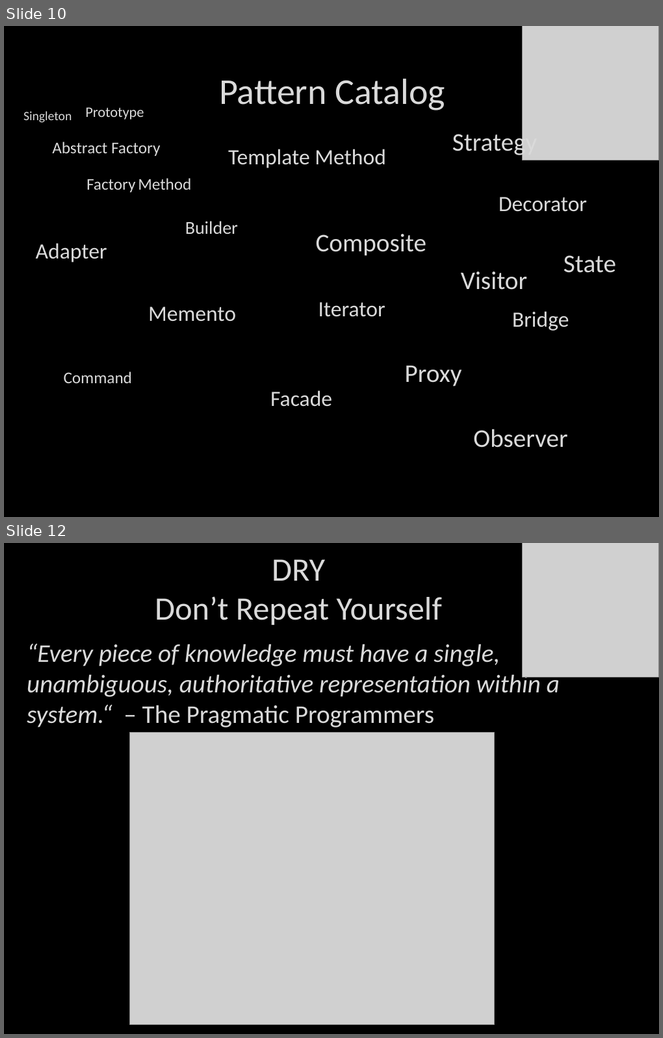
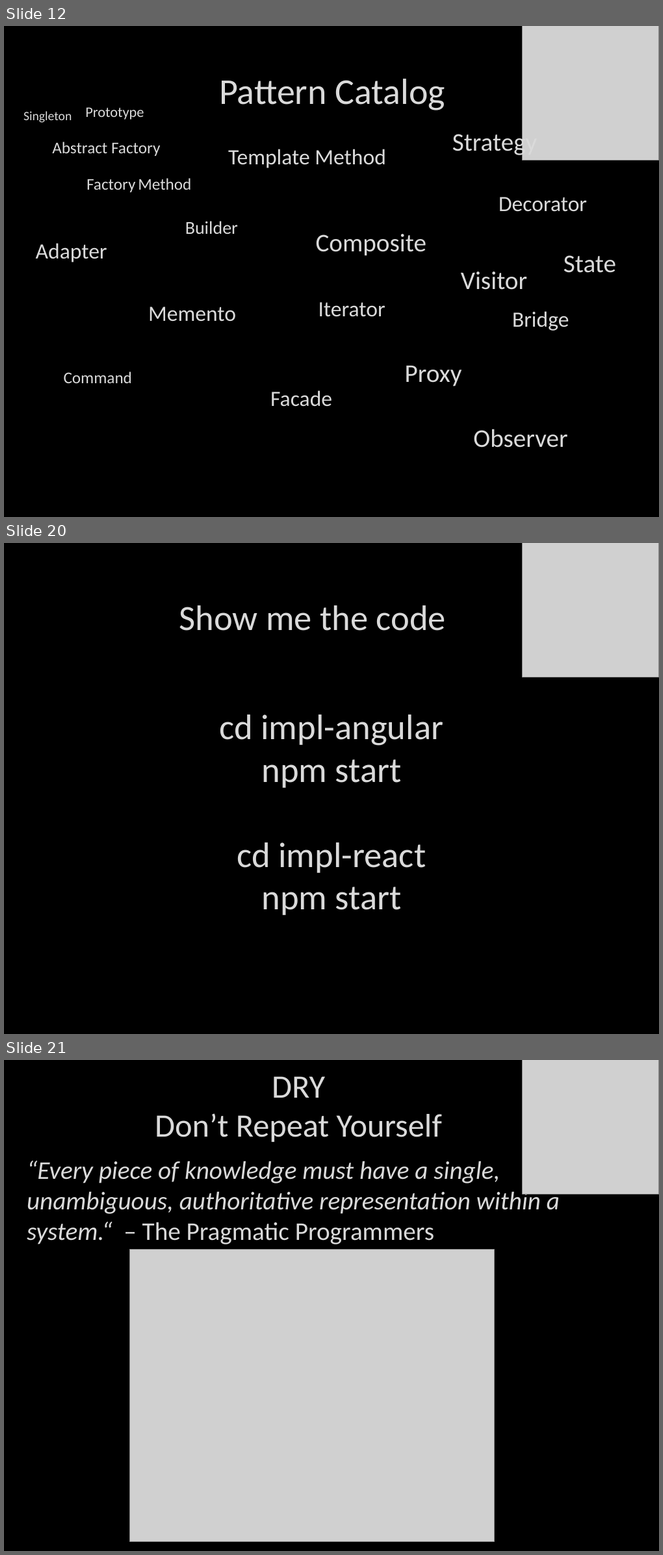
Before and after one commit to itenium-be/Talk-DesignPatterns, a slide deck: patterns.pptx. Shown one above the other, each under a label of ours: slides 10 and 12 before the commit, slides 12, 20 and 21 after it; the slides between them are not shown. The pictures are 663x1038 and 663x1555 pixels, drawn with LibreOffice and Linux fonts; fonts in the diff are those of the drawing; grey boxes stand for pictures; background and template pictures are left out. Boxes give left, top, right and bottom in pixels: in the first picture for what was removed or moved away, otherwise in the second. Text is boxed around its words. In the diff, an @@ line names an element or a change of style, - is before the commit and + after.

```diff
--- a/patterns.pptx
+++ b/patterns.pptx
@@ slide 20 added at box(4, 543, 659, 1034), background picture (left out) @@
@@ picture added at box(523, 543, 659, 677) @@
@@ text added at box(180, 605, 446, 631), 39 pt, text #DADADA @@
+Show me the code
@@ text added at box(219, 715, 443, 915), 39 pt, text #DADADA @@
+cd impl-angular
+npm start
+cd impl-react
+npm start
@@ what was slide 10 is now slide 12 @@
@@ what was slide 12 is now slide 21 @@
```
Also in this commit, not shown: 8 slides changed, 5 other slides added, 1 other file.
